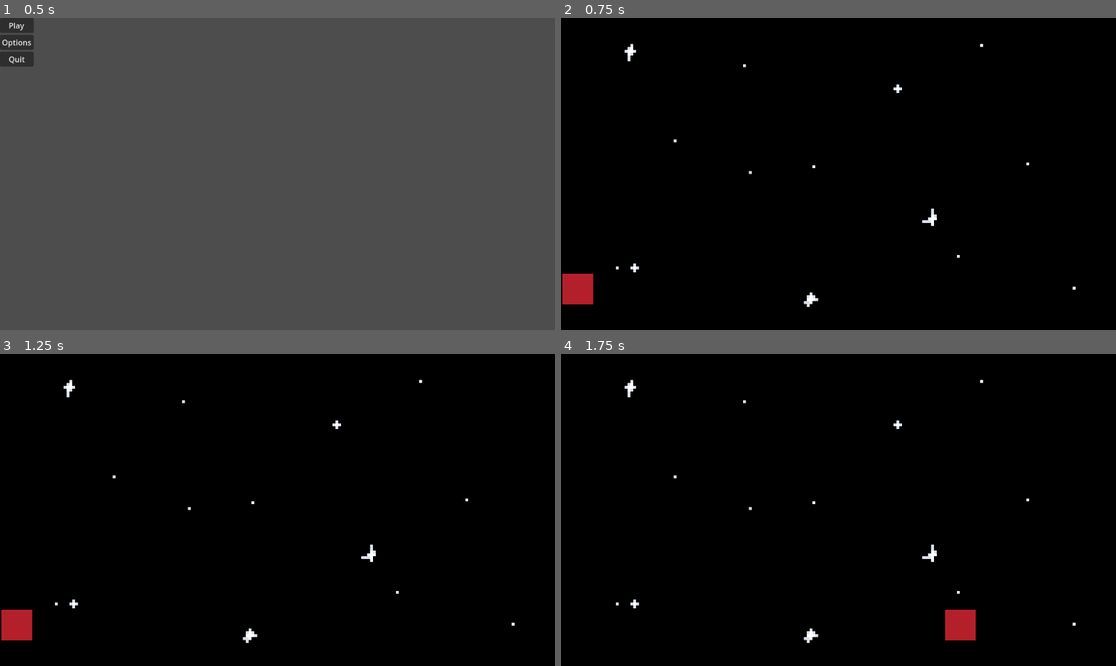
Above: before the commit, frames 1-4 (two rows, left to right).
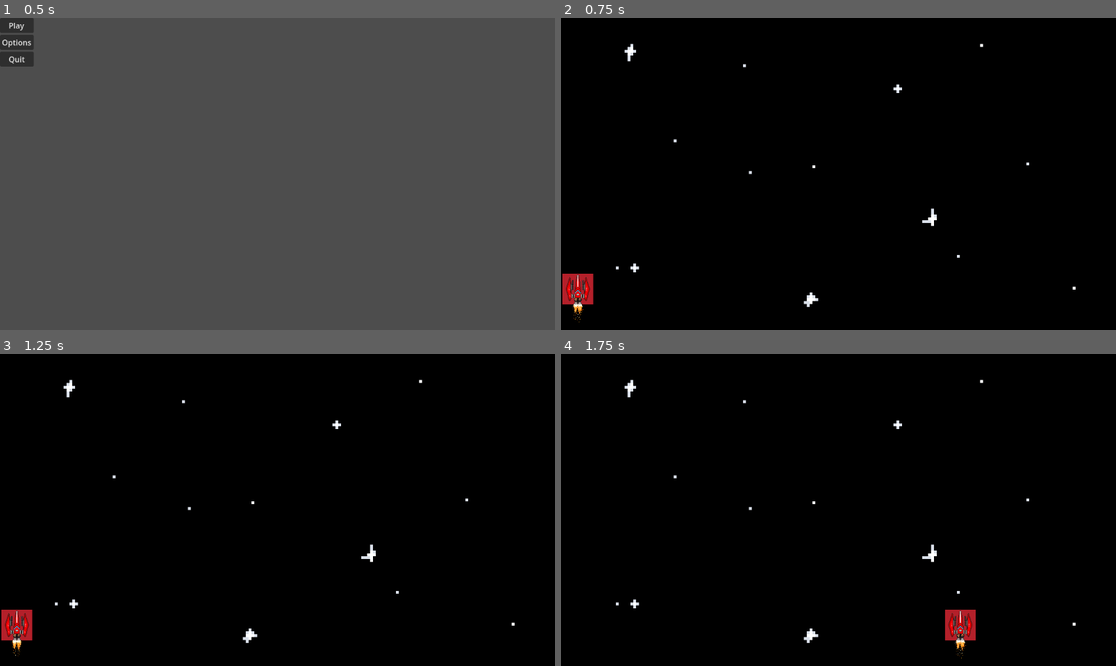
Above: after the commit, the same moments.

Repository: tristan-gajsek/space-game
Game: Godot game, scene res://Scenes/Menus/main_menu.tscn
Same seed, same stepped clock (60 frames per second), same inputs: the game is played once before the commit and once after it.
Inputs (mouse positions are in pixels of both pictures, inside the frame that each line leads up to):
- Up to frame 1 (0.5 s): no input
- Up to frame 2 (0.75 s): click "Play" at 0.5 s
- Up to frame 3 (1.25 s): no input
- Up to frame 4 (1.75 s): move the mouse to (960, 494) at 1.27 s

Frame 1 is identical in both runs. In frame 2, 0.3% of the frame differs, in the area x 0-6%, y 82-98%; in frame 3, 0.3%; in frame 4, 0.3%, in the area x 69-75%, y 82-98%.

Commit message:
Hooked up player idle animation
Inserted the v1 spritesheet, and implemented the idle animation

Diff:
--- a/Scenes/Areas/space.tscn
+++ b/Scenes/Areas/space.tscn
@@ -1,9 +1,55 @@
-[gd_scene load_steps=3 format=3 uid="uid://v8ukpxtnnwco"]
+[gd_scene load_steps=11 format=3 uid="uid://v8ukpxtnnwco"]
 
 [ext_resource type="Texture2D" uid="uid://755p8rmxjyqr" path="res://Assets/Placeholders/ph_background.png" id="1_ga24n"]
+[ext_resource type="Script" path="res://Scripts/InGame/space.gd" id="1_qp8ks"]
 [ext_resource type="PackedScene" uid="uid://c1xeawqt3lqjn" path="res://Scenes/Players/player.tscn" id="2_qxe0n"]
+[ext_resource type="Texture2D" uid="uid://dak4dpck2dsd3" path="res://Assets/Spritesheets/billy spritesheet v1.png" id="3_6hxy1"]
+
+[sub_resource type="AtlasTexture" id="AtlasTexture_jkggi"]
+atlas = ExtResource("3_6hxy1")
+region = Rect2(0, 0, 64, 128)
+
+[sub_resource type="AtlasTexture" id="AtlasTexture_yy2q0"]
+atlas = ExtResource("3_6hxy1")
+region = Rect2(128, 0, 64, 128)
+
+[sub_resource type="AtlasTexture" id="AtlasTexture_0omak"]
+atlas = ExtResource("3_6hxy1")
+region = Rect2(256, 0, 64, 128)
+
+[sub_resource type="AtlasTexture" id="AtlasTexture_6wb84"]
+atlas = ExtResource("3_6hxy1")
+region = Rect2(64, 128, 64, 128)
+
+[sub_resource type="AtlasTexture" id="AtlasTexture_si5ec"]
+atlas = ExtResource("3_6hxy1")
+region = Rect2(192, 128, 64, 128)
+
+[sub_resource type="SpriteFrames" id="SpriteFrames_v2iga"]
+animations = [{
+"frames": [{
+"duration": 1.0,
+"texture": SubResource("AtlasTexture_jkggi")
+}, {
+"duration": 1.0,
+"texture": SubResource("AtlasTexture_yy2q0")
+}, {
+"duration": 1.0,
+"texture": SubResource("AtlasTexture_0omak")
+}, {
+"duration": 1.0,
+"texture": SubResource("AtlasTexture_6wb84")
+}, {
+"duration": 1.0,
+"texture": SubResource("AtlasTexture_si5ec")
+}],
+"loop": true,
+"name": &"idle",
+"speed": 12.0
+}]
 
 [node name="Space" type="Node"]
+script = ExtResource("1_qp8ks")
 
 [node name="TextureRect" type="TextureRect" parent="."]
 texture_filter = 1
@@ -16,3 +62,11 @@
 
 [node name="Player" parent="." instance=ExtResource("2_qxe0n")]
 position = Vector2(595, 563)
+
+[node name="AnimatedSprite2D" type="AnimatedSprite2D" parent="Player"]
+texture_filter = 1
+position = Vector2(0, 32)
+sprite_frames = SubResource("SpriteFrames_v2iga")
+animation = &"idle"
+frame = 2
+frame_progress = 0.929563
--- /dev/null
+++ b/Scripts/InGame/space.gd
@@ -0,0 +1,12 @@
+extends Node
+
+@onready var player_anim = $Player/AnimatedSprite2D
+
+# Called when the node enters the scene tree for the first time.
+func _ready():
+	player_anim.play("idle")
+
+
+# Called every frame. 'delta' is the elapsed time since the previous frame.
+func _process(delta):
+	pass
Binary file added: Assets/Spritesheets/billy spritesheet v1.png
Not shown, added: Assets/Spritesheets/billy spritesheet v1.png.import
